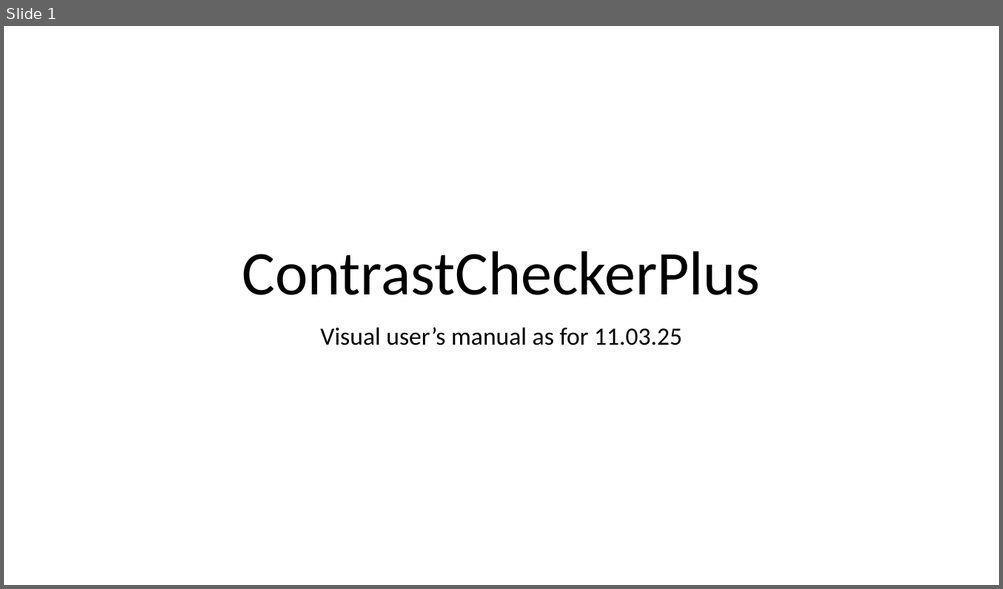
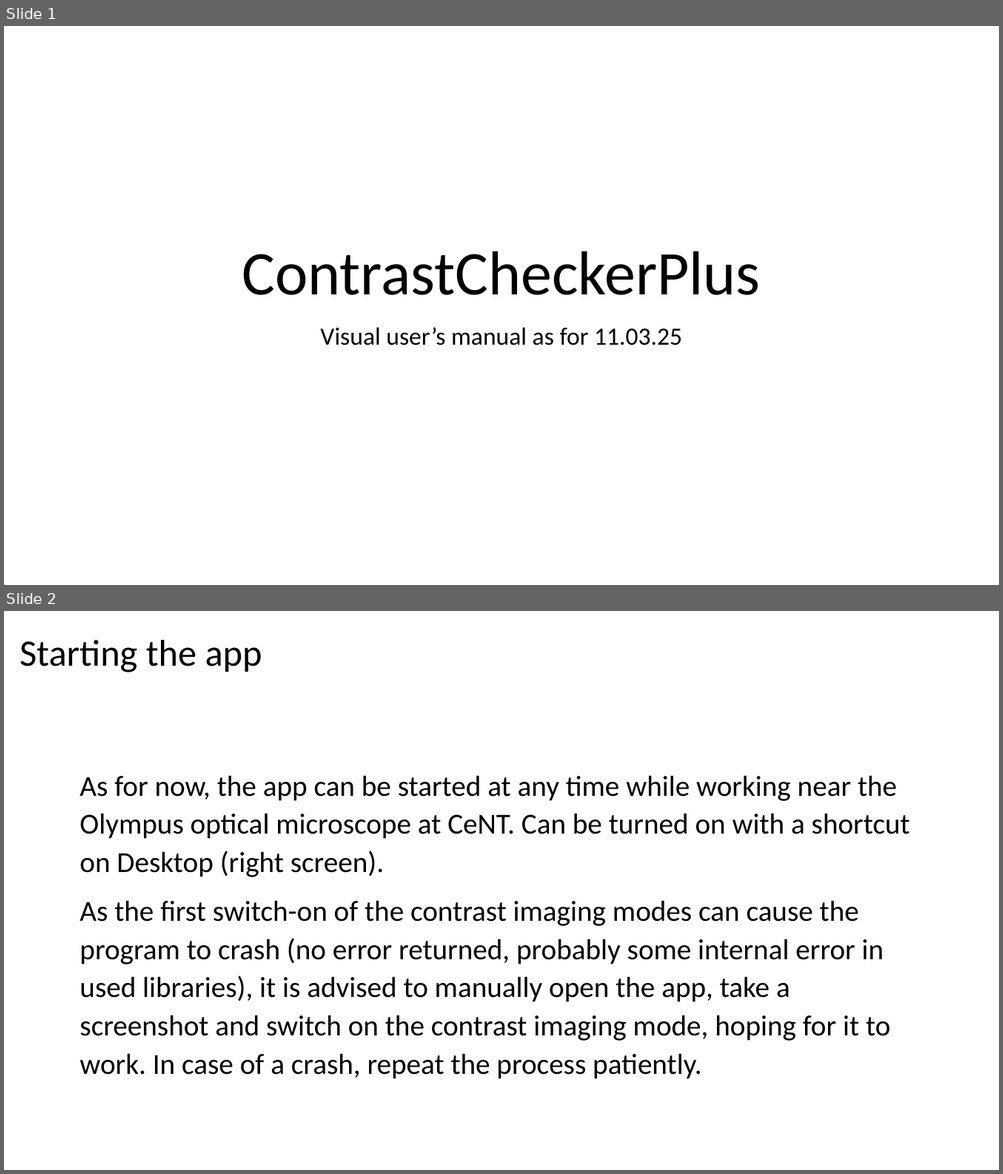
Before and after one commit to Squivit/ContrastCheckerPlus, a slide deck: ContrastCheckerPlus-UsersManual.pptx. Shown one above the other, each under a label of ours: slide 1 before the commit, slides 1 and 2 after it. The pictures are 1003x589 and 1003x1174 pixels, drawn with LibreOffice and Linux fonts; fonts in the diff are those of the drawing. Boxes give left, top, right and bottom in pixels: in the first picture for what was removed or moved away, otherwise in the second. Text is boxed around its words. In the diff, an @@ line names an element or a change of style, - is before the commit and + after.

Commit message:
User's Manual update
Added general information on how to open the

```diff
--- a/ContrastCheckerPlus-UsersManual.pptx
+++ b/ContrastCheckerPlus-UsersManual.pptx
@@ slide 2 added at (4,611,999,1170), background #FFFFFF @@
@@ title added at (20,640,262,672), 36 pt, text #000000 @@
+Starting the app
@@ text added at (79,775,910,1079), 28 pt, text #000000 @@
+As for now, the app can be started at any time while working near the Olympus optical microscope at CeNT. Can be turned on with a shortcut on Desktop (right screen).
+As the first switch-on of the contrast imaging modes can cause the program to crash (no error returned, probably some internal error in used libraries), it is advised to manually open the app, take a screenshot and switch on the contrast imaging mode, hoping for it to work. In case of a crash, repeat the process patiently.
```
Also in this commit, not shown: 2 slides changed.
